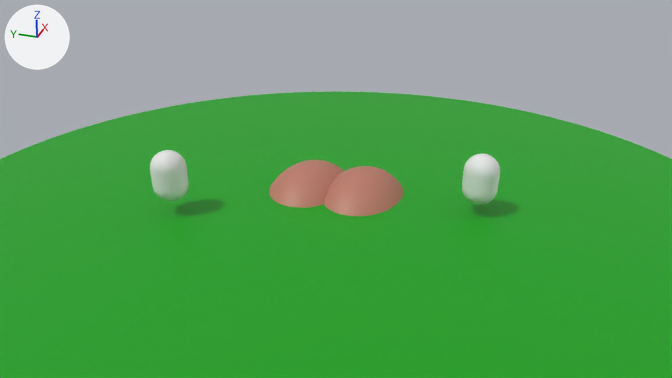
A saved change to the Blender file src/models/howToPlay.blend.
Both versions are drawn from the file's camera 'Camera'. Arrows for +X, +Y and +Z are at upper left; the lights stay in place.

Objects in the first picture: 'Ass', 'Cylinder.001', 'HumanPlace', 'HumanPlace.001'.
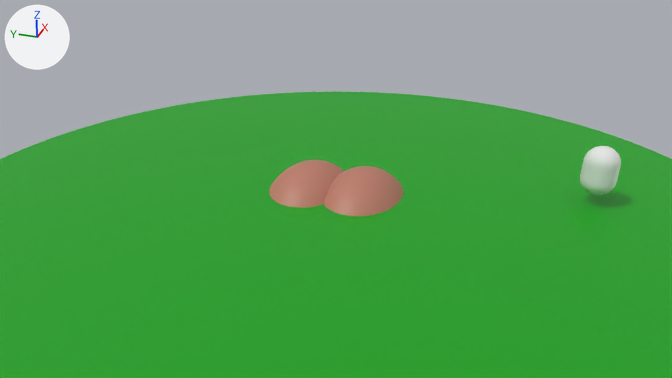
Edits to the bpy script that builds the scene:
```text
Change ob_humanplace_001:
    ob_humanplace_001.location: (-0.51, -8.86, 2.12) -> (3.05, -15.45, 2.12)
Remove ob_humanplace:
    ob_humanplace = bpy.data.objects.new('HumanPlace', me_roundcube_001)
    ob_humanplace.location = (-6.05, 7.98, 2.29)
```

Location of each change, [x1, y1, x2, y2] in pixels of the pictures (672 x 378 px):
'HumanPlace.001', moved
    before: [462, 154, 500, 205]
    after: [580, 146, 621, 195]
'HumanPlace', deleted
    before: [150, 150, 189, 201]
